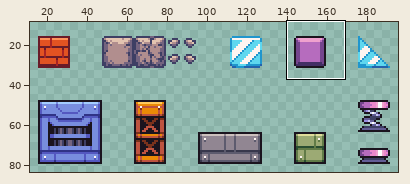
Sprite sheet, stored at Assets/Art/Sprites/Blocks (16 x 16).png. Above: a wide view before the commit, with the close-up outlined.
Close-up. First the earlier version:
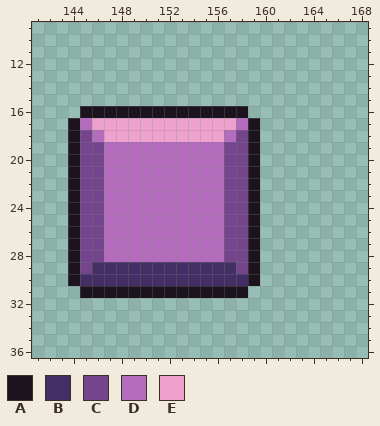
The file is 208x96 pixels. Shown: x 141..168, y 9..36. The wide view leaves out empty margins.
Palette (. is transparent): A #1b141e  B #432f65  C #74448d  D #b66cbe  E #efa1ce
The same view after the edit:
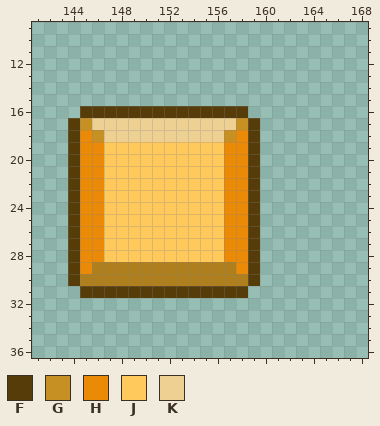
Colours new in this view: F #553c08  G #c69023  H #eb8a06  J #ffc95c  K #eed093
The edit:
Colour B changes from #432f65 to #b07f1d.
Colour A becomes colour F in row 16 at x 145 to 158; in rows 17 to 30 at x 144 and 159; in row 31 at x 145 to 158.
Colour D becomes colour G in row 17 at x 145 and 158; in row 18 at x 146 and 157.
Colour C becomes colour H in row 18 at x 145 and 158; in rows 19 to 28 at x 145 to 146 and 157 to 158; in row 29 at x 145 and 158.
Colour D becomes colour J in rows 19 to 28 at x 147 to 156.
Colour E becomes colour K in row 17 at x 146 to 157; in row 18 at x 147 to 156.
Pixel boxes of the changes (left, top, right, bottom) in both close-ups:
changed: (68, 106, 260, 298)
